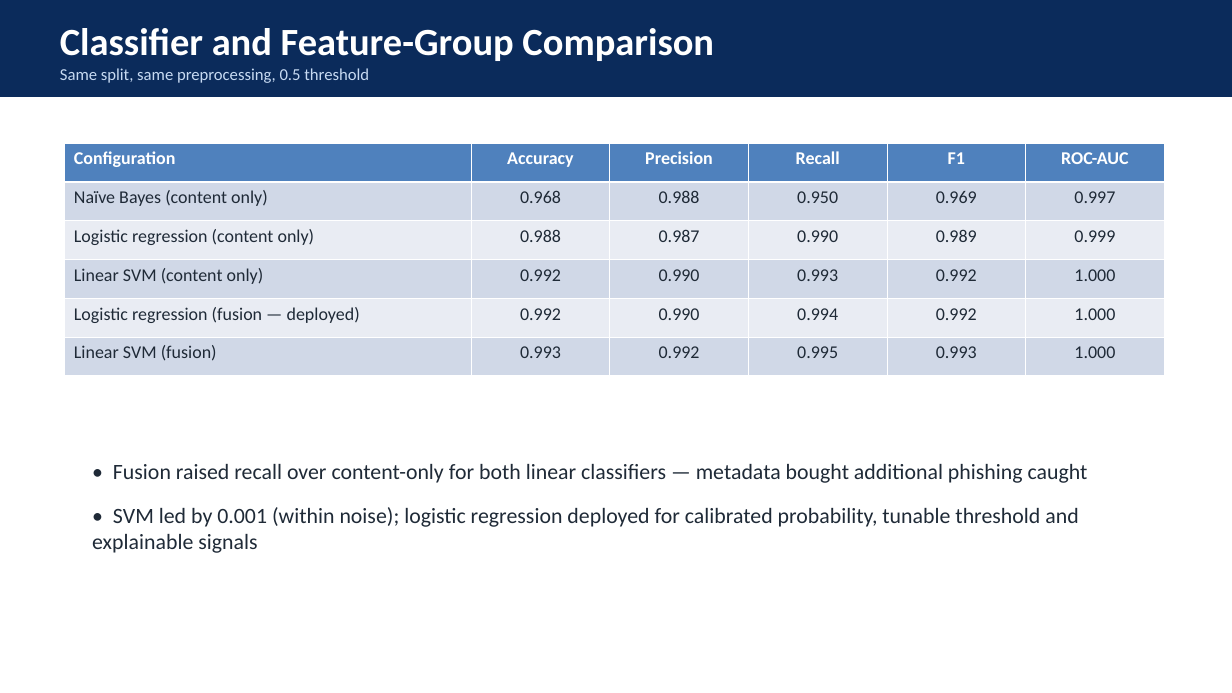
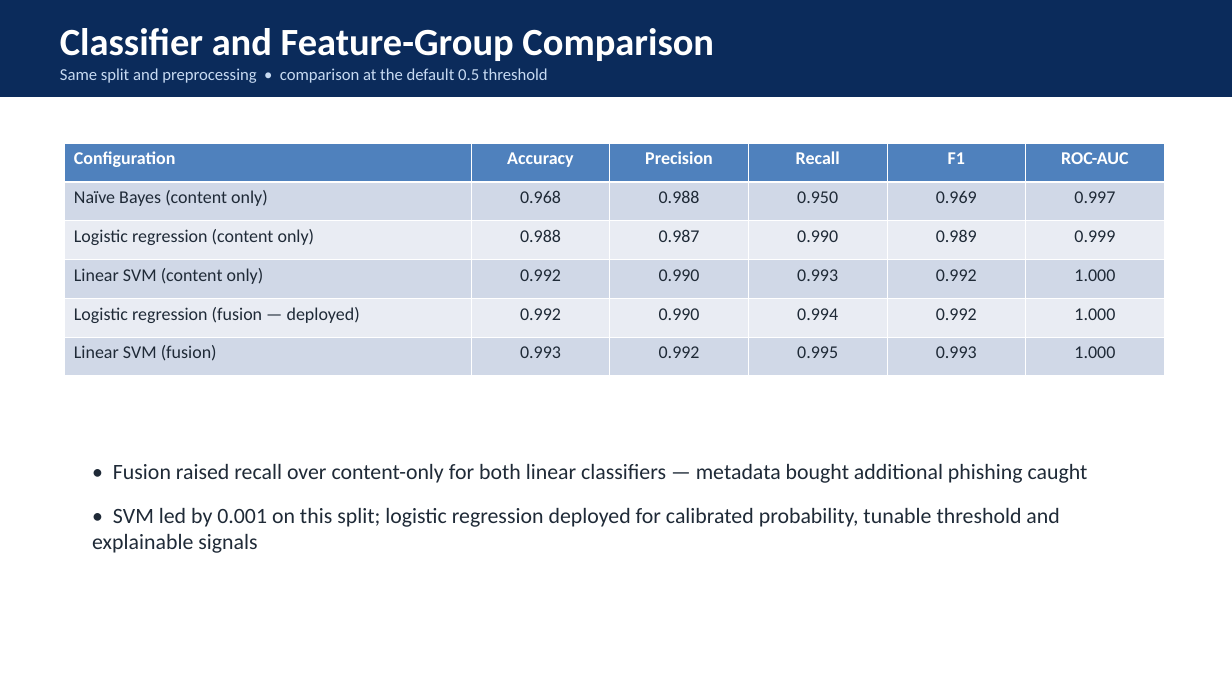
Before and after one commit to leegongyi2004-art/adaptive-email-spam-detection, a slide deck: slide 10 of reports/slides/fyp2_viva.pptx (slide 9 before the commit). Drawn at 1232x693 pixels with LibreOffice and Linux fonts; fonts in the diff are those of the drawing. Boxes give left, top, right and bottom in pixels: in the first picture for what was removed or moved away, otherwise in the second. Text is boxed around its words. In the diff, an @@ line names an element or a change of style, - is before the commit and + after.

Commit message:
Slides: add hypotheses slide, label decision thresholds, soften the SVM comparison wording

```diff
--- a/reports/slides/fyp2_viva.pptx
+++ b/reports/slides/fyp2_viva.pptx
@@ text at (60, 68, 548, 83): text changed @@
-Same split, same preprocessing, 0.5 threshold
+Same split and preprocessing • comparison at the default 0.5 threshold
@@ text at (92, 508, 1059, 553): text changed @@
-• SVM led by 0.001 (within noise); logistic regression deployed for calibrated probability, tunable threshold and explainable signals
+• SVM led by 0.001 on this split; logistic regression deployed for calibrated probability, tunable threshold and explainable signals
```
Also in this commit, not shown: 1 other slide changed, 1 slide added, 1 other file.
